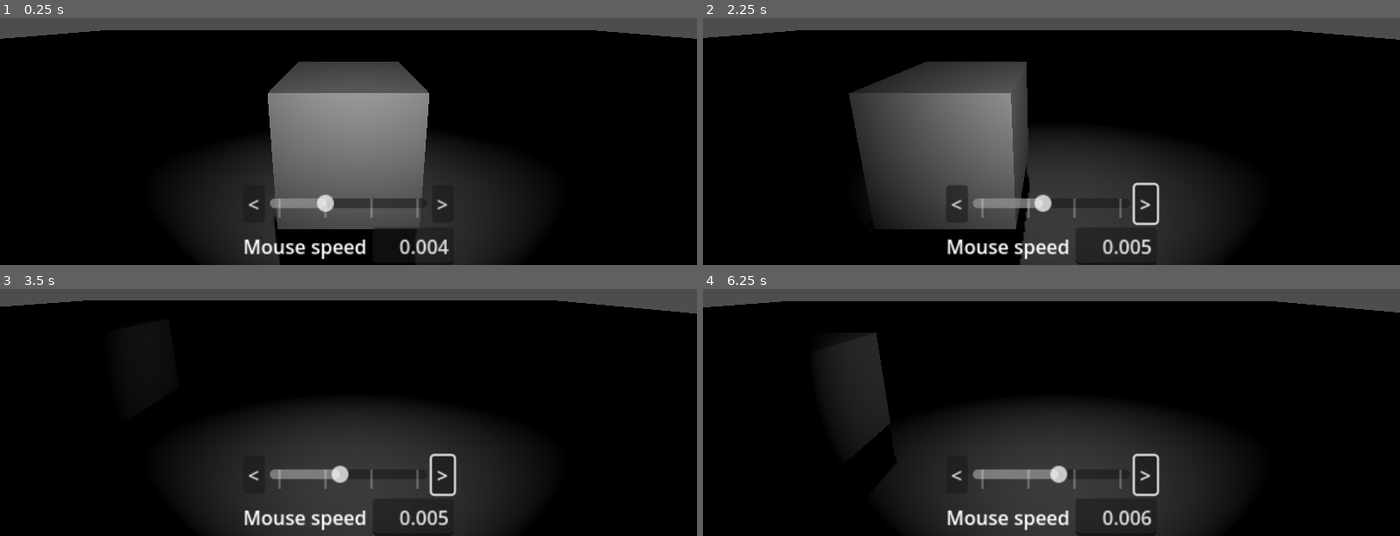
Above: before the commit, frames 1-4 (two rows, left to right).
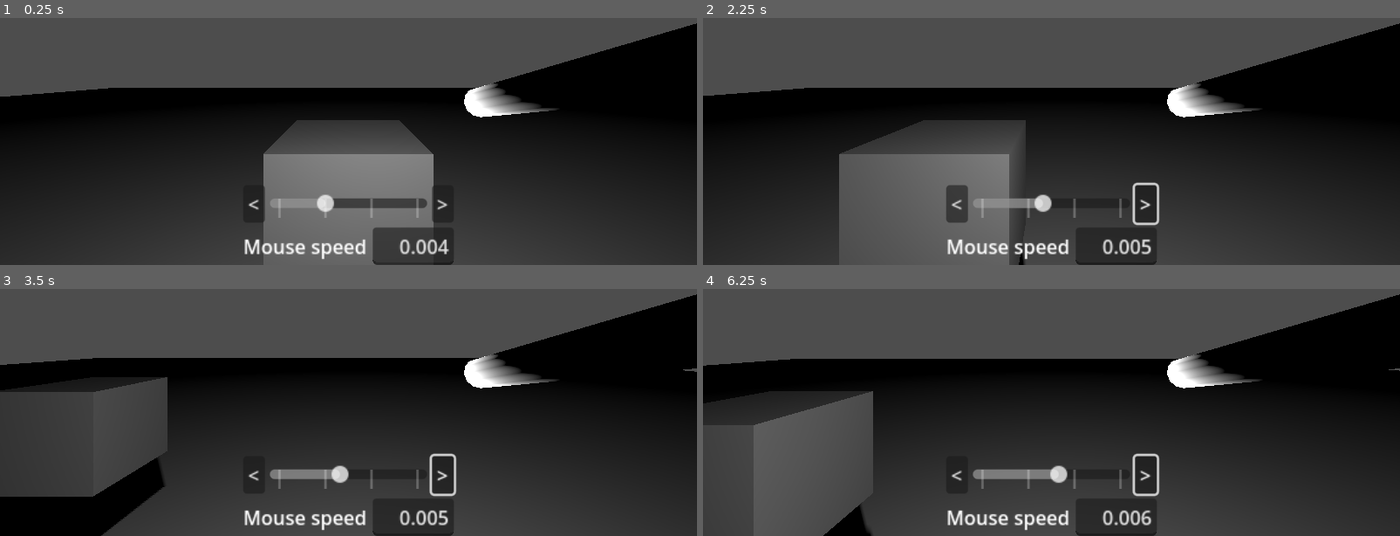
Above: after the commit, the same moments.

Repository: WLGfx/godot-player-and-controls
Game: Godot game, scene res://scene/cameraWithOmnilight.tscn
Two runs of this game, one before a commit and one after it. Both use one fixed random seed, a clock stepped at 60 frames per second and the inputs below.
Inputs (mouse positions are in pixels of both pictures, inside the frame that each line leads up to):
- Up to frame 1 (0.25 s): no input
- Up to frame 2 (2.25 s): click "<" at 0.5 s; click ">" at 1.25 s; tap Enter at 2 s; move the mouse to (1204, 50) at 2.02 s; hold D (right) from 2.03 s (still down); hold Shift (move boost) from 2.03 s (still down); click (1204, 50) at 2.17 s
- Up to frame 3 (3.5 s): move the mouse to (209, 360) at 2.77 s; release D (right) at 2.78 s; release Shift (move boost) at 2.78 s; hold S (backward) from 2.78 s (still down); tap Shift (move boost) at 2.85 s; click (209, 360) at 2.92 s
- Up to frame 4 (6.25 s): move the mouse to (outside the picture) at 3.52 s; release S (backward) at 3.53 s; hold D (right) 3.53-4.28 s; hold Shift (move boost) 3.53-4.28 s; click (outside the picture) at 3.67 s; move the mouse to (1016, 417) at 4.27 s; hold W (forward) 4.28-5.03 s; tap Shift (move boost) at 4.35, 5.85 s; click (1016, 417) at 4.42 s; tap Space at 5 s; move the mouse to (1260, 397) at 5.02 s; hold Shift (move boost) 5.03-5.78 s; hold A (left) from 5.03 s (still down); click (1260, 397) at 5.17 s; move the mouse to (outside the picture) at 5.77 s; click (outside the picture) at 5.92 s

The runs differ from the first frame. In frame 1, 55% of the frame differs, in the area x 0-100%, y 2-100%; in frame 2, 53%; in frame 3, 45%; in frame 4, 48%.

Commit message:
slightly better lighting

Diff:
--- a/project.godot
+++ b/project.godot
@@ -46,6 +46,11 @@
 "events": [Object(InputEventKey,"resource_local_to_scene":false,"resource_name":"","device":-1,"window_id":0,"alt_press …(195 unchanged characters)…
 ]
 }
+jump={
+"deadzone": 0.5,
+"events": [Object(InputEventKey,"resource_local_to_scene":false,"resource_name":"","device":-1,"window_id":0,"alt_pressed":false,"shift_pressed":false,"ctrl_pressed":false,"meta_pressed":false,"pressed":false,"keycode":0,"physical_keycode":32,"key_label":0,"unicode":32,"location":0,"echo":false,"script":null)
+]
+}
 
 [rendering]
 
--- a/scene/cameraWithOmnilight.tscn
+++ b/scene/cameraWithOmnilight.tscn
@@ -19,6 +19,16 @@
 [sub_resource type="CapsuleMesh" id="CapsuleMesh_j3jml"]
 radius = 0.2
 height = 1.6
+
+[sub_resource type="StandardMaterial3D" id="StandardMaterial3D_xhhkd"]
+disable_receive_shadows = true
+
+[sub_resource type="CylinderMesh" id="CylinderMesh_12foe"]
+material = SubResource("StandardMaterial3D_xhhkd")
+top_radius = 0.02
+bottom_radius = 0.02
+height = 0.3
+radial_segments = 12
 
 [node name="playground" type="Node3D"]
 
@@ -52,12 +62,17 @@
 skeleton = NodePath("../..")
 
 [node name="camera" type="Camera3D" parent="player/mesh"]
-transform = Transform3D(1, 0, 0, 0, 0.974496, 0.224407, 0, -0.224407, 0.974496, 0, 1, 0)
+transform = Transform3D(1, 0, 0, 0, 1, 0, 0, 0, 1, 0, 1, 0)
 
-[node name="spot" type="SpotLight3D" parent="player/mesh/camera"]
-transform = Transform3D(1, 0, 0, -1.86265e-09, 1, 0, 7.45058e-09, -1.49012e-08, 1, 0.0830619, -0.00196815, 0.00972795)
-light_specular = 3.0
+[node name="light" type="OmniLight3D" parent="player/mesh/camera"]
+transform = Transform3D(0.997165, -0.0146502, 0.0737997, 0.00922416, 0.997265, 0.0733353, -0.0746722, -0.0724467, 0.994573, 0.176222, -0.0573279, -0.385842)
+light_size = 0.08
 shadow_enabled = true
+omni_range = 20.0
+
+[node name="wand" type="MeshInstance3D" parent="player/mesh/camera/light"]
+transform = Transform3D(1, -7.45058e-09, -1.11759e-08, 3.72529e-09, -0.163171, 0.986598, 1.49012e-08, -0.986598, -0.163171, 1.49012e-08, 0.0331647, 0.182554)
+mesh = SubResource("CylinderMesh_12foe")
 
 [node name="Control" type="Control" parent="player"]
 layout_mode = 3
--- a/scene/player.gd
+++ b/scene/player.gd
@@ -45,7 +45,7 @@
 
 	velocity.x = direction.x * move_speed * strafe_multiplier
 	velocity.z = direction.z * move_speed * move_multiplier
-	velocity.y = 0
+	#velocity.y = 0
 
 	move_and_slide()
 
@@ -58,6 +58,11 @@
 
 		# Rotate player left and right
 		rotation.y -= event.relative.x * mouse_sensitivity
+
+	if mouse_active: # ! FIX to only be set once
+		Input.set_mouse_mode(Input.MOUSE_MODE_CAPTURED)
+	else:
+		Input.set_mouse_mode(Input.MOUSE_MODE_VISIBLE)
 
 
 func _on_mouse_speed_value_changed(value: float) -> void:
Not shown: 1 places in scene/cameraWithOmnilight.tscn that only renumber resources
